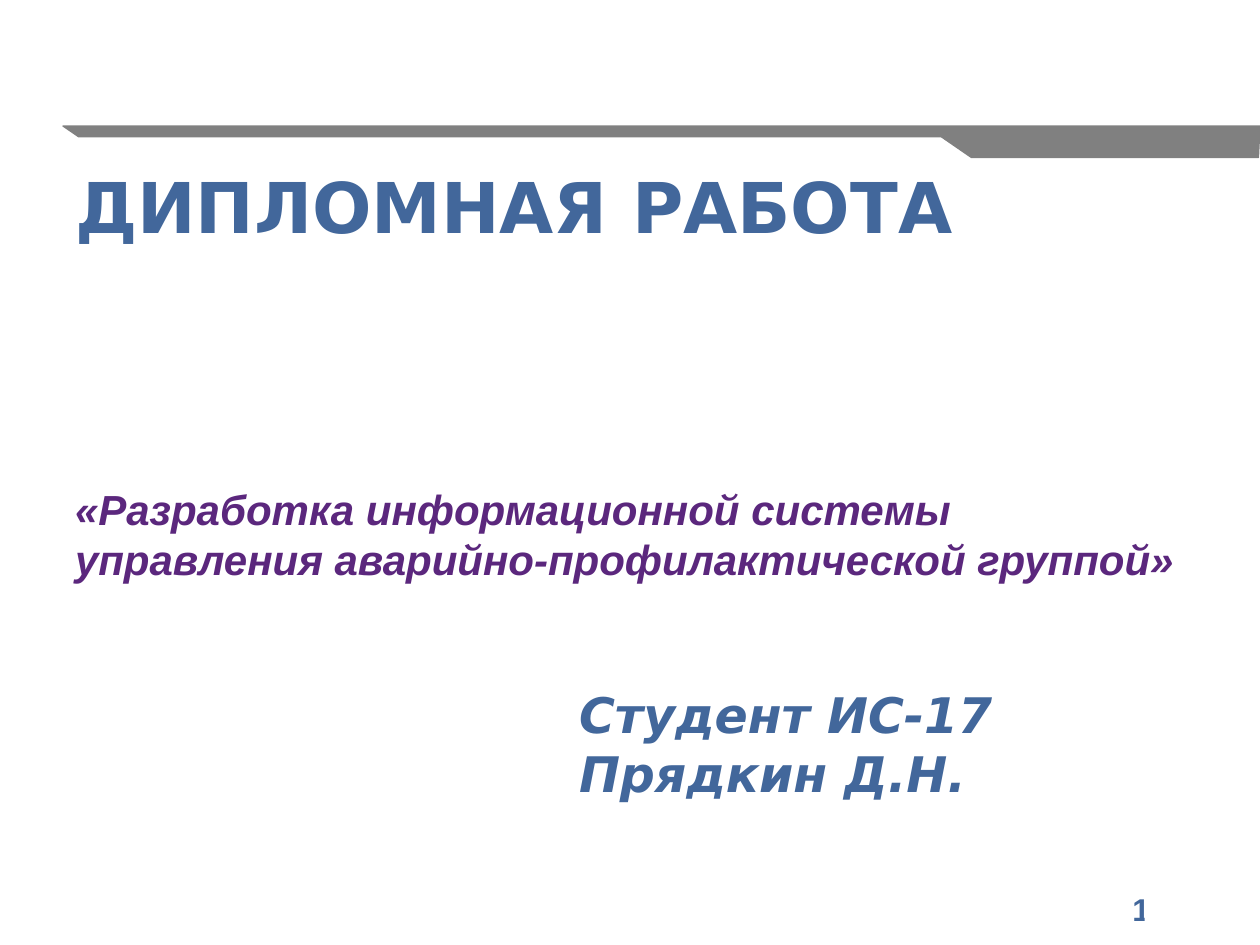
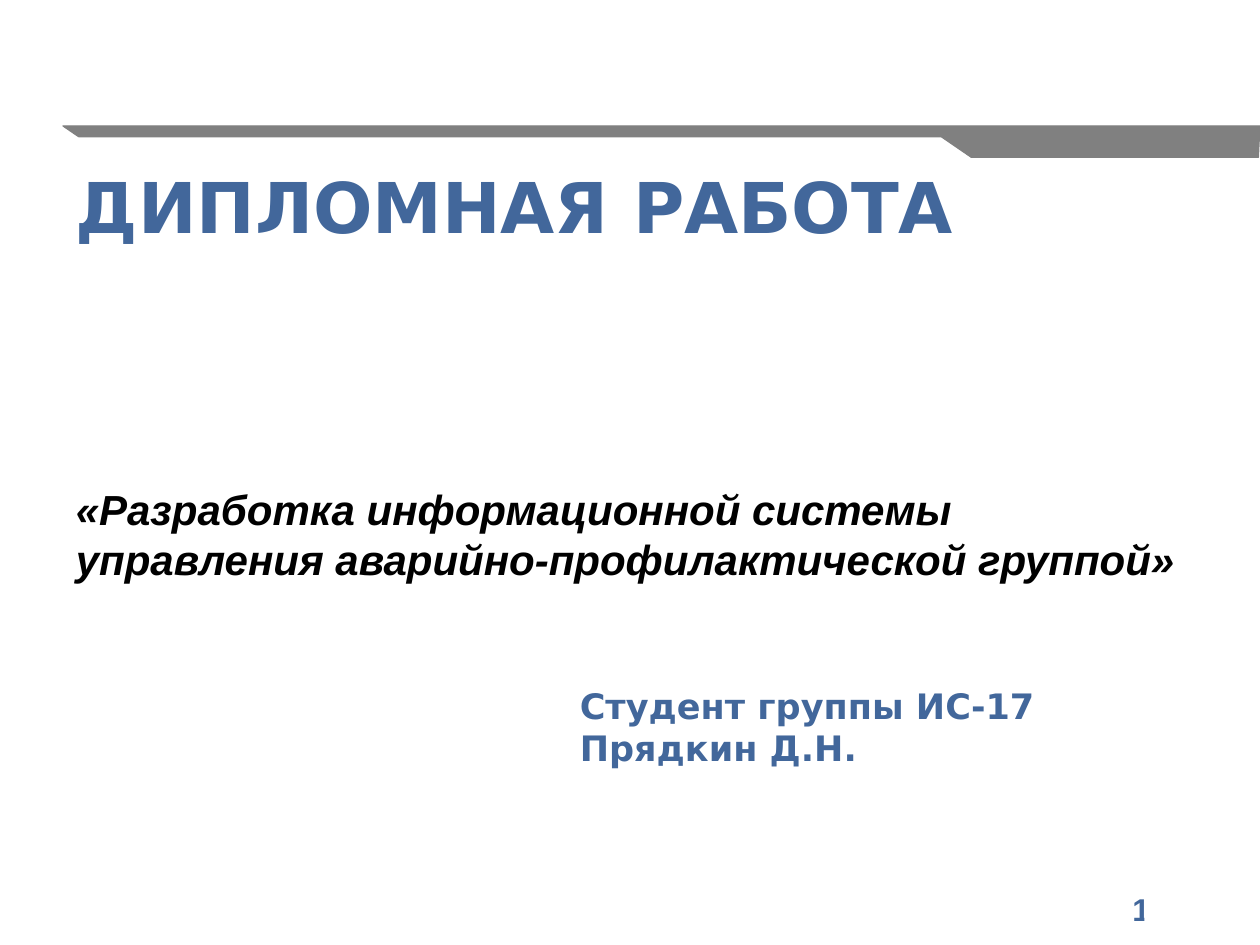
Before and after one commit to Dzmitry2020/workbook, a slide deck: slide 1 of docs/myPresentation.odp. Drawn at 1260x945 pixels with LibreOffice and Linux fonts; fonts in the diff are those of the drawing; background and template pictures are left out. Boxes give left, top, right and bottom in pixels: in the first picture for what was removed or moved away, otherwise in the second. Text is boxed around its words. In the diff, an @@ line names an element or a change of style, - is before the commit and + after.

```diff
--- a/docs/myPresentation.odp
+++ b/docs/myPresentation.odp
@@ free "ДИПЛОМНАЯ РАБОТА": place and size @@
-free "ДИПЛОМНАЯ РАБОТА" at <box>75,181,1173,802</box>
+free "ДИПЛОМНАЯ РАБОТА" at <box>63,158,1187,775</box>
@@ text in free at <box>76,493,1174,769</box>: text colour #5B277D to #000000 in "«Разработка информационной системы", "управления аварийно-профилактической группой»"; size 28 to 20 pt, italic off in "Прядкин Д.Н." @@
@@ text in free at <box>580,693,1034,727</box>: text changed; size 28 to 20 pt; italic off @@
-Студент ИС-17
+Студент группы ИС-17
```
Also in this commit, not shown: 8 slides added, 1 slide removed, 5 other files.
